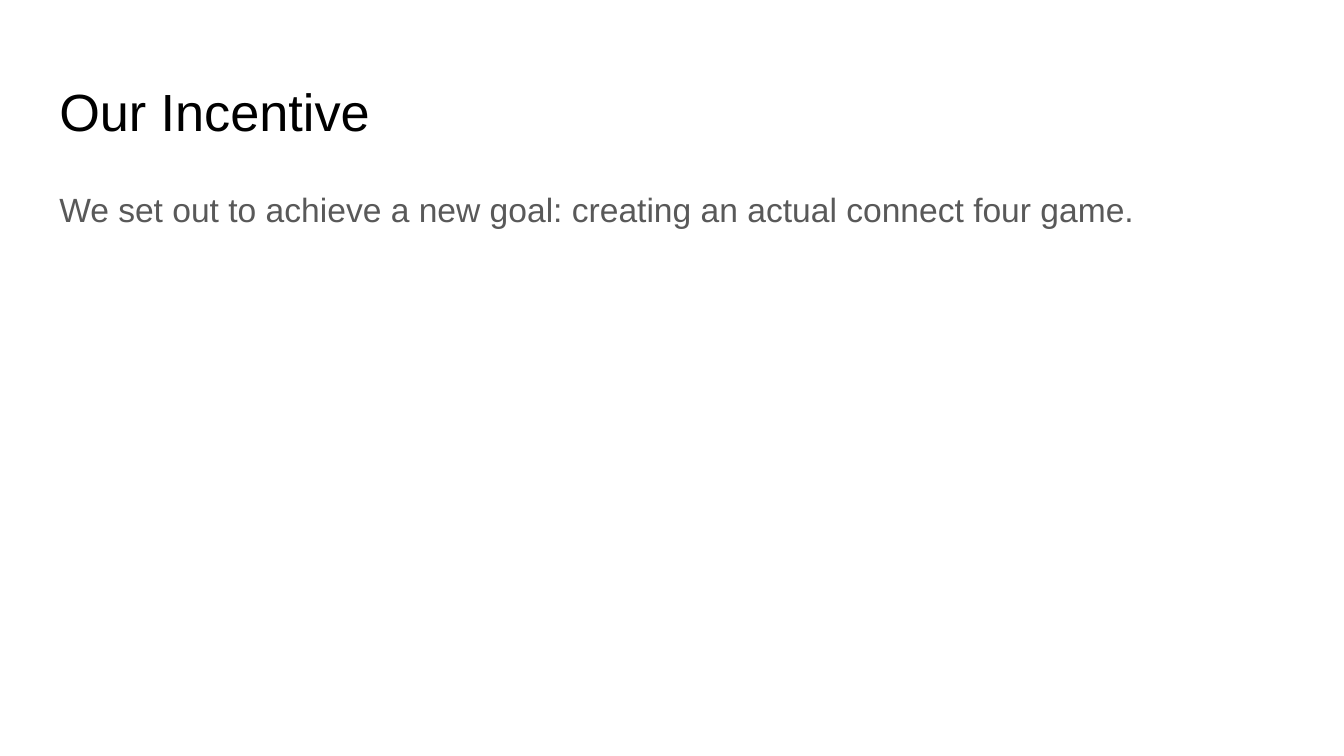
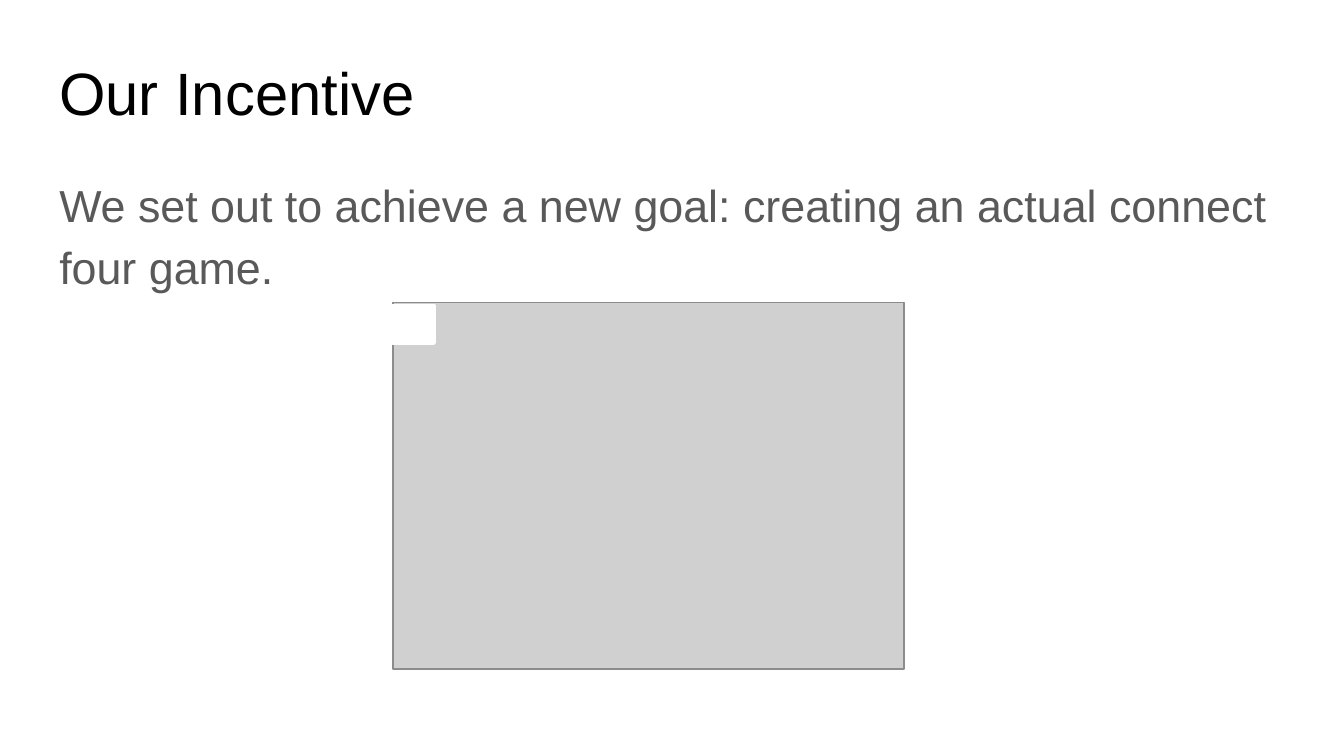
Before and after one commit to yangyaoi/Connect-Four-Project, a slide deck: slide 2 of Documents/Final Presentation/Ilija's Parts.pptx. Drawn at 1344x756 pixels with LibreOffice and Linux fonts; fonts in the diff are those of the drawing; grey boxes stand for pictures. Boxes give left, top, right and bottom in pixels: in the first picture for what was removed or moved away, otherwise in the second. Text is boxed around its words. In the diff, an @@ line names an element or a change of style, - is before the commit and + after.

```diff
--- a/Documents/Final Presentation/Ilija's Parts.pptx
+++ b/Documents/Final Presentation/Ilija's Parts.pptx
@@ title "Our Incentive" moved from (x1=59, y1=93, x2=370, y2=132) to (x1=59, y1=71, x2=414, y2=116) @@
@@ title "Our Incentive" at (x1=59, y1=71, x2=414, y2=116): size 28 to 32 pt @@
@@ text "We set out to achieve ..." moved from (x1=59, y1=197, x2=1133, y2=228) to (x1=59, y1=189, x2=1266, y2=293) @@
@@ text "We set out to achieve ..." at (x1=59, y1=189, x2=1266, y2=293): size 18 to 24 pt @@
@@ picture added at (x1=394, y1=302, x2=905, y2=669) @@
@@ rectangle added at (x1=394, y1=305, x2=434, y2=343), fill #FFFFFF, outline #FFFFFF 2 pt @@
```
Also in this commit, not shown: 3 other slides changed, 3 slides added, 9 other files.
